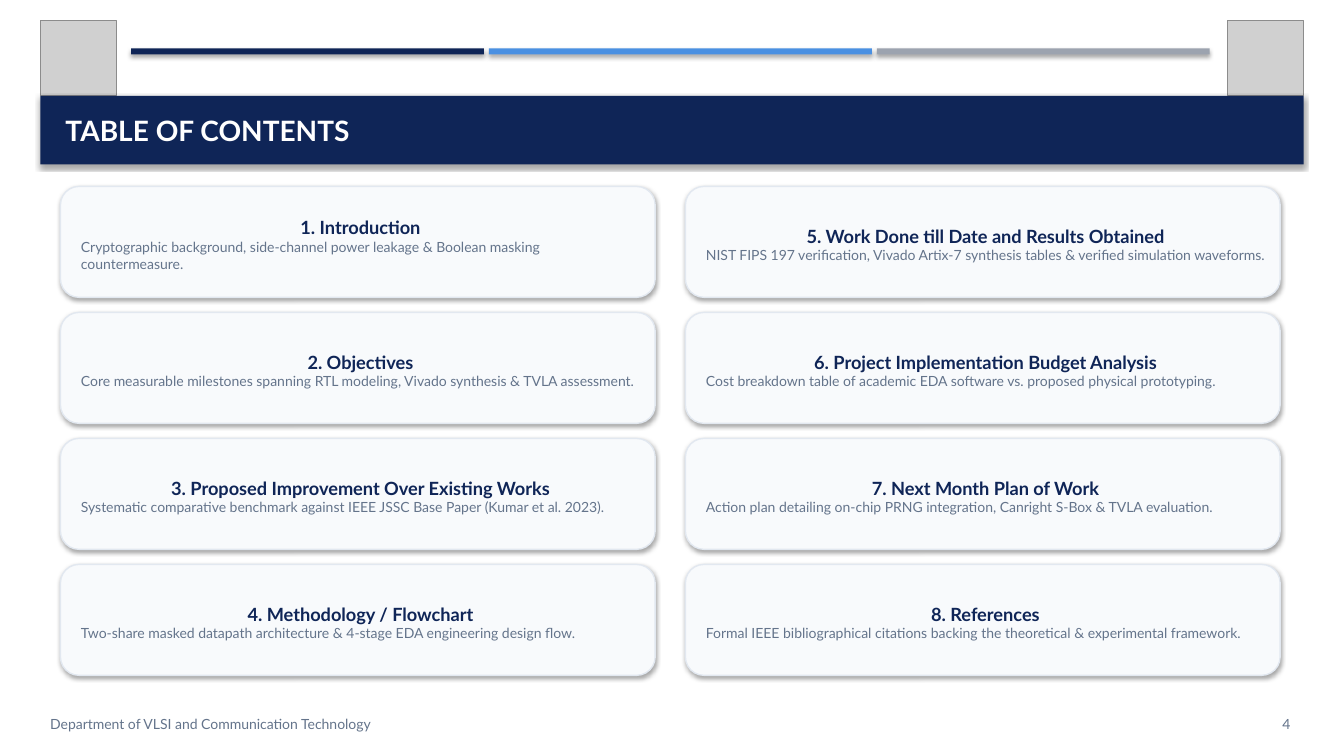
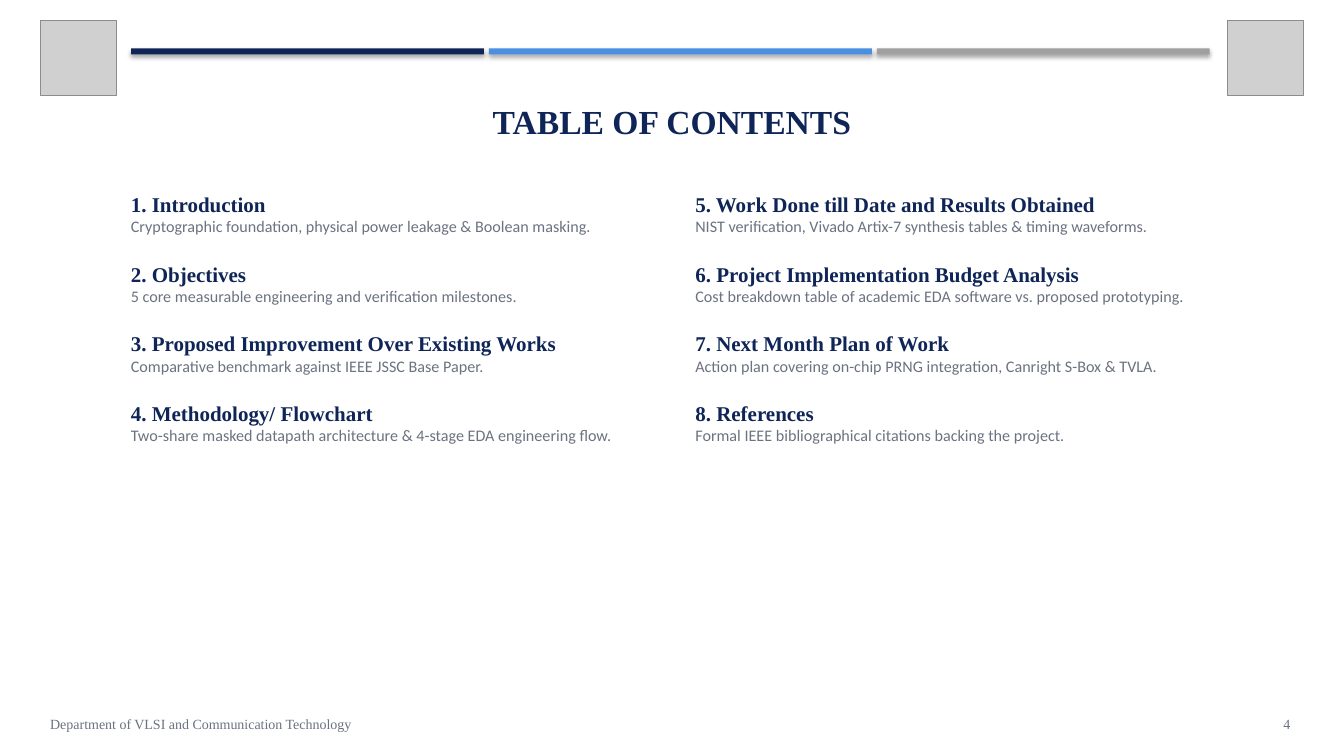
Before and after one commit to realrish29/secure-aes-128, a slide deck: slide 4 of Project_Presentation_Review_2.pptx. Drawn at 1344x756 pixels with LibreOffice and Linux fonts; fonts in the diff are those of the drawing; grey boxes stand for pictures. Boxes give left, top, right and bottom in pixels: in the first picture for what was removed or moved away, otherwise in the second. Text is boxed around its words. In the diff, an @@ line names an element or a change of style, - is before the commit and + after.

Commit message:
Update Review-2 presentation (PPTX and PDF) matching Review-1 typography and layout

```diff
--- a/Project_Presentation_Review_2.pptx
+++ b/Project_Presentation_Review_2.pptx
@@ rectangle at (x1=877, y1=48, x2=1210, y2=54): fill #9CA3AF to #A0A0A0 @@
@@ text "TABLE OF CONTENTS" moved from (x1=40, y1=96, x2=1304, y2=164) to (x1=493, y1=111, x2=851, y2=135) @@
@@ text "TABLE OF CONTENTS" at (x1=493, y1=111, x2=851, y2=135): size 20 to 24 pt, font Lato to Times New Roman, text colour #FFFFFF to #0F2557; alignment left to centre; vertical alignment middle to top; fill #0F2557 to none; shadow off @@
@@ text "1. Introduction" moved from (x1=60, y1=187, x2=655, y2=297) to (x1=131, y1=197, x2=612, y2=444) @@
@@ text "1. Introduction" at (x1=131, y1=197, x2=612, y2=444): vertical alignment middle to top; fill #F8FAFC to none; outline #E2E8F0 1 pt to none; shadow off @@
@@ text at (x1=131, y1=197, x2=266, y2=213): size 13 to 15 pt, font Lato to Times New Roman in "1. Introduction"; alignment centre to left @@
@@ rounded rectangle removed at (x1=686, y1=187, x2=1280, y2=297) @@
-5. Work Done till Date and Results Obtained
-NIST FIPS 197 verification, Vivado Artix-7 synthesis tables & verified simulation waveforms.
@@ text added at (x1=695, y1=197, x2=1183, y2=444), 11.5 pt, text #6B7280 @@
+5. Work Done till Date and Results Obtained
+NIST verification, Vivado Artix-7 synthesis tables & timing waveforms.
+6. Project Implementation Budget Analysis
+Cost breakdown table of academic EDA software vs. proposed prototyping.
+7. Next Month Plan of Work
+Action plan covering on-chip PRNG integration, Canright S-Box & TVLA.
+8. References
+Formal IEEE bibliographical citations backing the project.
@@ text at (x1=131, y1=221, x2=612, y2=444): text changed; size 10 to 11.5 pt; font Lato to Calibri; text colour #64748B to #6B7280 @@
-Cryptographic background, side-channel power leakage & Boolean masking countermeasure.
+Cryptographic foundation, physical power leakage & Boolean masking.
+2. Objectives
+5 core measurable engineering and verification milestones.
+3. Proposed Improvement Over Existing Works
+Comparative benchmark against IEEE JSSC Base Paper.
+4. Methodology/ Flowchart
+Two-share masked datapath architecture & 4-stage EDA engineering flow.
@@ rounded rectangle removed at (x1=60, y1=313, x2=655, y2=423) @@
-2. Objectives
-Core measurable milestones spanning RTL modeling, Vivado synthesis & TVLA assessment.
@@ rounded rectangle removed at (x1=686, y1=313, x2=1280, y2=423) @@
-6. Project Implementation Budget Analysis
-Cost breakdown table of academic EDA software vs. proposed physical prototyping.
@@ rounded rectangle removed at (x1=60, y1=439, x2=655, y2=549) @@
-3. Proposed Improvement Over Existing Works
-Systematic comparative benchmark against IEEE JSSC Base Paper (Kumar et al. 2023).
@@ rounded rectangle removed at (x1=686, y1=439, x2=1280, y2=549) @@
-7. Next Month Plan of Work
-Action plan detailing on-chip PRNG integration, Canright S-Box & TVLA evaluation.
@@ rounded rectangle removed at (x1=60, y1=565, x2=655, y2=676) @@
-4. Methodology / Flowchart
-Two-share masked datapath architecture & 4-stage EDA engineering design flow.
@@ rounded rectangle removed at (x1=686, y1=565, x2=1280, y2=676) @@
-8. References
-Formal IEEE bibliographical citations backing the theoretical & experimental framework.
@@ text "Department of VLSI and Communication ..." at (x1=50, y1=719, x2=352, y2=732): font Lato to Times New Roman, text colour #64748B to #6B7280 @@
@@ text "4" at (x1=1283, y1=720, x2=1290, y2=729): font Lato to Times New Roman, text colour #64748B to #6B7280 @@
```
Also in this commit, not shown: 12 other slides changed, 4 other files.
